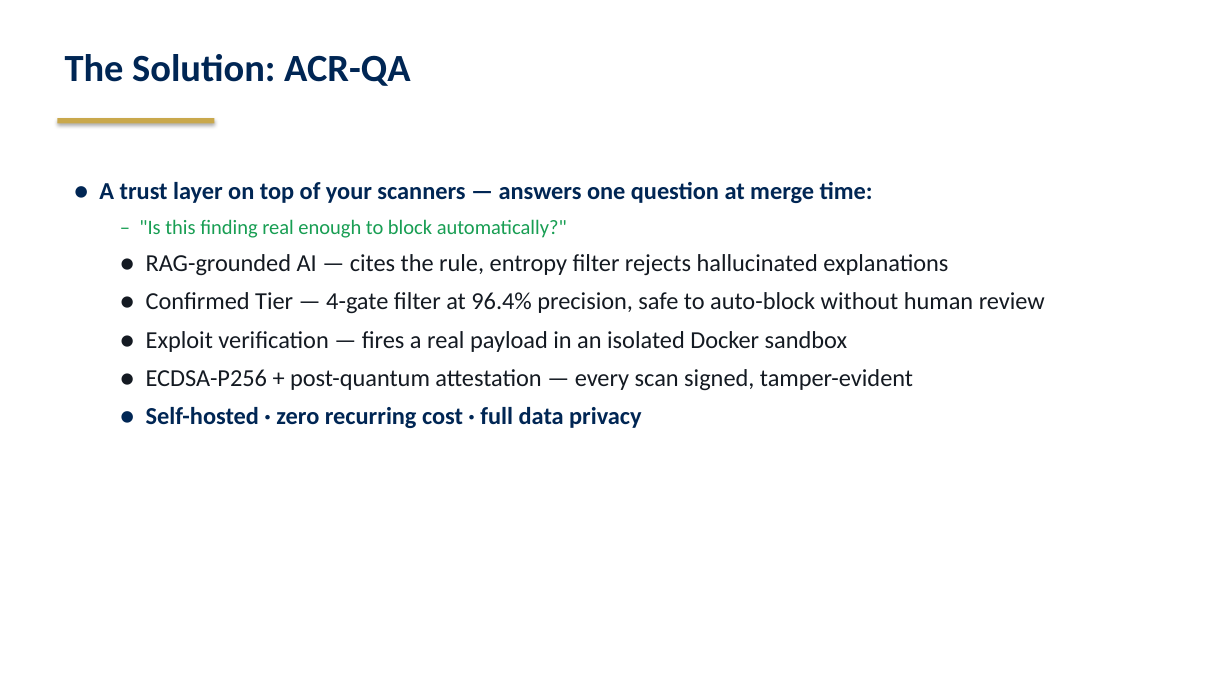
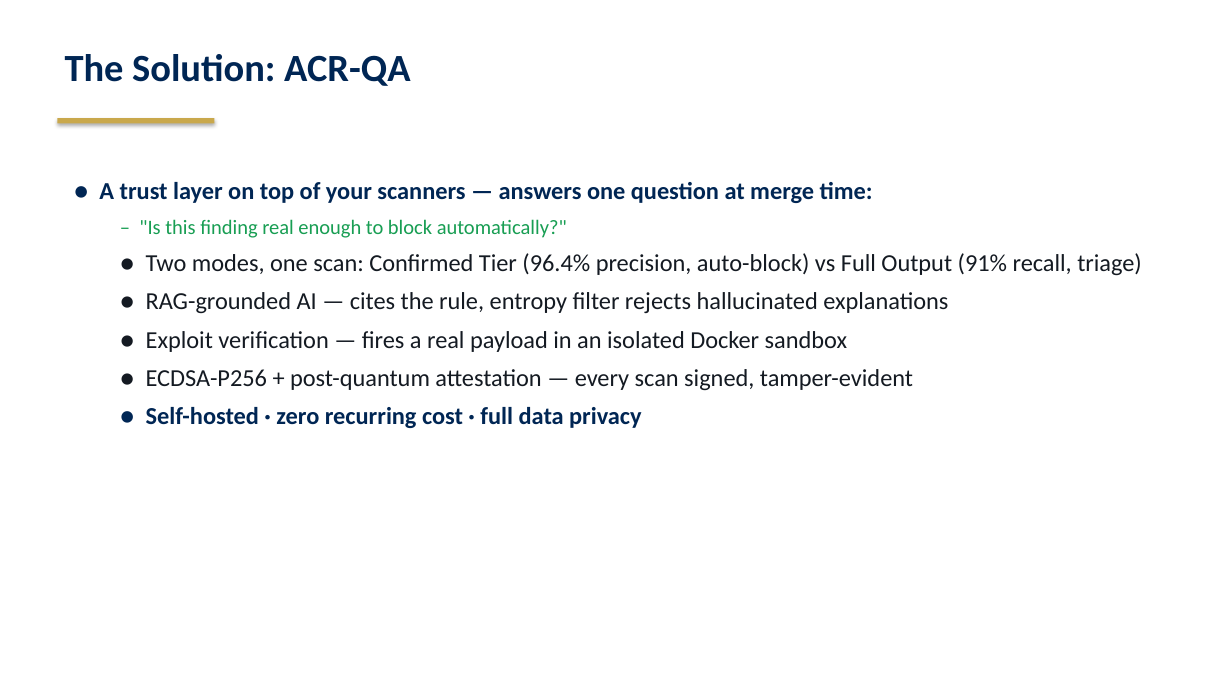
Before and after one commit to starredjaco/ACR-QA, a slide deck: slide 4 of docs/ACR-QA_Defense.odp (slide 5 before the commit). Drawn at 1232x693 pixels with LibreOffice and Linux fonts; fonts in the diff are those of the drawing. Boxes give left, top, right and bottom in pixels: in the first picture for what was removed or moved away, otherwise in the second. Text is boxed around its words. In the diff, an @@ line names an element or a change of style, - is before the commit and + after.

```diff
--- a/docs/ACR-QA_Defense.odp
+++ b/docs/ACR-QA_Defense.odp
@@ text at (x1=146, y1=253, x2=1142, y2=276): paragraph added @@
+● Two modes, one scan: Confirmed Tier (96.4% precision, auto-block) vs Full Output (91% recall, triage)
@@ text at (x1=146, y1=292, x2=1045, y2=314): paragraph removed @@
-● Confirmed Tier — 4-gate filter at 96.4% precision, safe to auto-block without human review
```
Also in this commit, not shown: 1 other slide changed, 3 slides removed, 2 other files.
